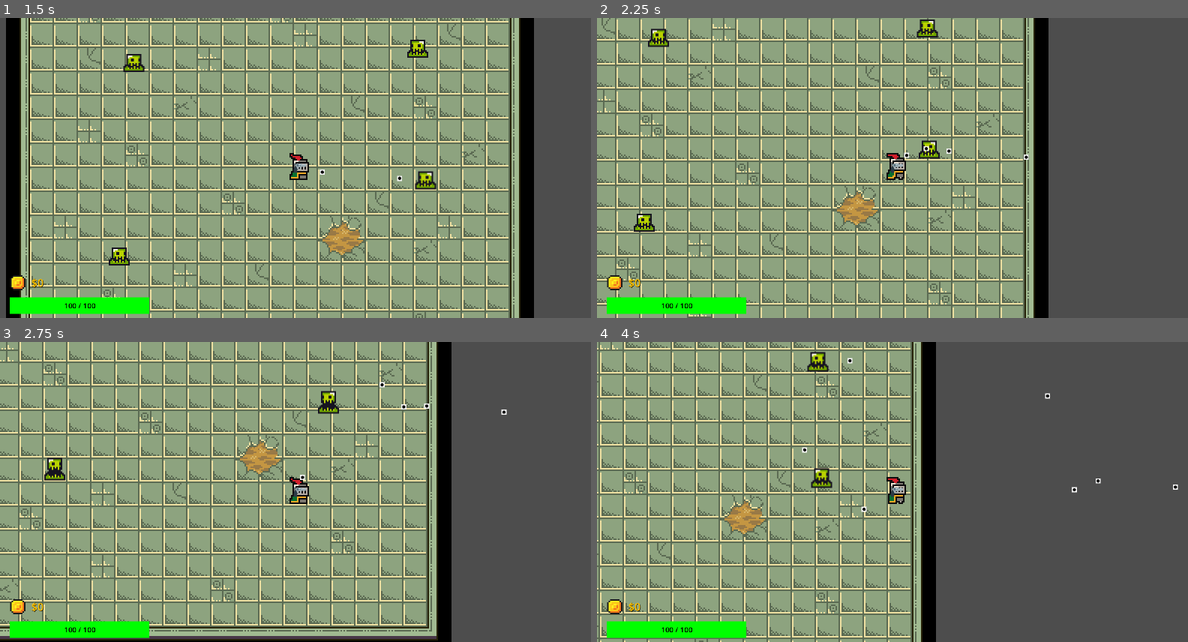
Above: before the commit, frames 1-4 (two rows, left to right).
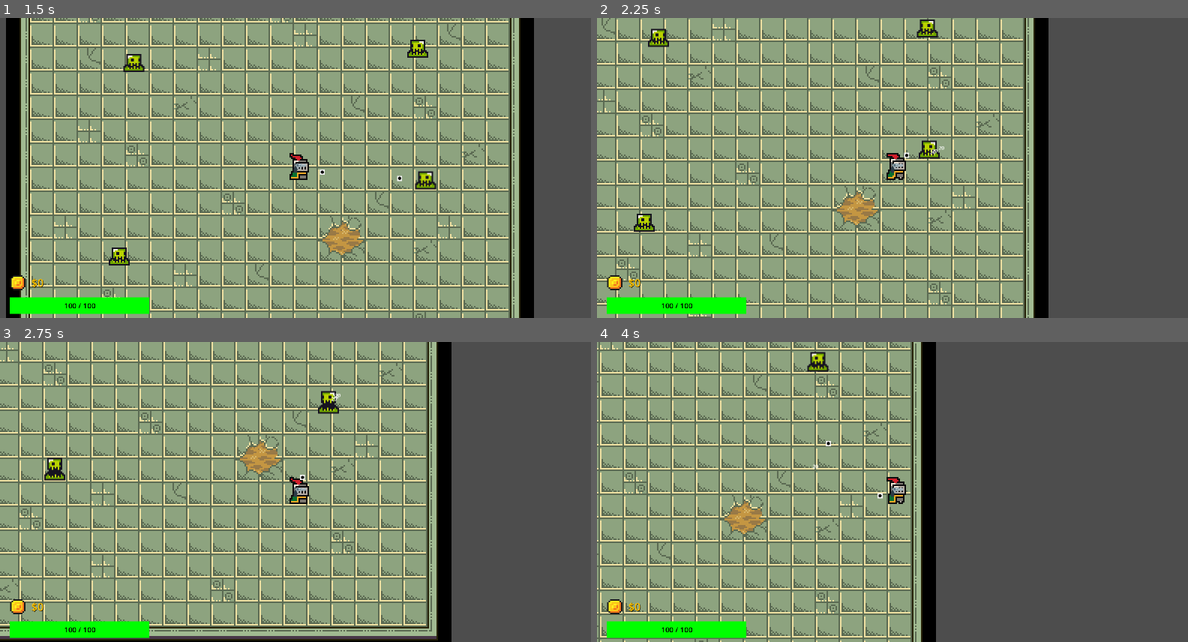
Above: after the commit, the same moments.

Repository: jtmchenry/2D-Roguelike-Game-Game-Jam-2025
Game: Godot game, scene res://ui/main_menu.tscn
Two runs of this game, one before a commit and one after it. Both use one fixed random seed, a clock stepped at 60 frames per second and the inputs below.
Inputs:
- Up to frame 1 (1.5 s): click "Play" at 0.5 s; hold Right (move_right) from 1.28 s (still down)
- Up to frame 2 (2.25 s): release Right (move_right) at 2.03 s; hold Down (move_down) from 2.03 s (still down)
- Up to frame 3 (2.75 s): keep holding Down (move_down)
- Up to frame 4 (4 s): release Down (move_down) at 2.78 s; hold Right (move_right) 2.78-3.53 s; hold Up (move_up) from 3.53 s (still down)

Frame 1 is identical in both runs. In frame 2, less than 0.1% of the frame differs, in the area x 55-74%, y 42-48%; in frame 3, less than 0.1%; in frame 4, 0.4%, in the area x 34-99%, y 5-57%.
Error before the commit: Invalid type in function 'take_damage' in base 'CharacterBody2D (monster.gd)'. Cannot convert argument 1 from Object to int. (res://player/bullet.gd:21)

Commit message:
added weapon damage and floating numbers

Diff:
--- a/2d-roguelike/components/Damage.tscn
+++ /dev/null
@@ -1,9 +0,0 @@
-[gd_scene load_steps=2 format=3 uid="uid://8gm4qgrjrc54"]
-
-[ext_resource type="Script" uid="uid://dv5xua115w6sx" path="res://components/damage.gd" id="1_ub1u4"]
-
-[node name="Damage" type="Node"]
-script = ExtResource("1_ub1u4")
-damage = null
-criticalChance = null
-criticalDamage = null
--- a/2d-roguelike/components/damage.gd
+++ /dev/null
@@ -1,6 +0,0 @@
-extends Node
-
-@export var damage : int = 0
-@export var criticalChance : float = 3.0
-@export var criticalDamage : float = 50.0
-@export var damageType : String = "basic"
--- /dev/null
+++ b/2d-roguelike/components/floating_text.gd
@@ -0,0 +1,19 @@
+extends Node2D
+
+@export var float_speed := 30.0
+@export var lifetime := 1.0
+
+var velocity := Vector2.UP
+var timer := 0.0
+
+func _ready():
+	timer = 0.0
+
+func _process(delta):
+	position += velocity * float_speed * delta
+	timer += delta
+	if timer >= lifetime:
+		queue_free()
+
+func set_text(value: String):
+	$Label.text = value
--- /dev/null
+++ b/2d-roguelike/components/floating_text.tscn
@@ -0,0 +1,11 @@
+[gd_scene load_steps=2 format=3 uid="uid://cpb0geexxwgkq"]
+
+[ext_resource type="Script" uid="uid://da1em46v0t4c3" path="res://components/floating_text.gd" id="1_m11do"]
+
+[node name="FloatingText" type="Node2D"]
+script = ExtResource("1_m11do")
+
+[node name="Label" type="Label" parent="."]
+offset_right = 40.0
+offset_bottom = 23.0
+text = "\"\""
--- a/2d-roguelike/levels/level_1.tscn
+++ b/2d-roguelike/levels/level_1.tscn
@@ -17,6 +17,7 @@
 
 [node name="Weapon" parent="Player" instance=ExtResource("4_kx6l7")]
 bullet_scene = ExtResource("5_n46q3")
+weapon_range = 500.0
 
 [node name="Monster2" parent="." instance=ExtResource("6_btoec")]
 position = Vector2(-542, 318)
--- a/2d-roguelike/levels/sandbox.tscn
+++ b/2d-roguelike/levels/sandbox.tscn
@@ -32,7 +32,6 @@
 [node name="Weapon" parent="Player" instance=ExtResource("3_7he1i")]
 position = Vector2(11.4, -0.8)
 bullet_scene = ExtResource("5_0glgv")
-weapon_damage = 5.0
 
 [node name="Coin" parent="." instance=ExtResource("7_llpag")]
 position = Vector2(345, -104)
--- a/2d-roguelike/monster/monster.gd
+++ b/2d-roguelike/monster/monster.gd
@@ -1,4 +1,6 @@
 extends CharacterBody2D
+
+@export var floating_text_scene: PackedScene
 
 @export var speed := 50.0
 @export var damage := 50
@@ -47,7 +49,12 @@
 	return
 
 func take_damage(damage: int):
-	$Health.hit();
+	var dmg_text = floating_text_scene.instantiate()
+	dmg_text.global_position = global_position
+	dmg_text.set_text(str(damage))
+	get_tree().current_scene.add_child(dmg_text)
+
+	$Health.hit(damage);
 	if($Health.health <= 0):
 		queue_free()
 
--- a/2d-roguelike/monster/monster.tscn
+++ b/2d-roguelike/monster/monster.tscn
@@ -1,7 +1,8 @@
-[gd_scene load_steps=11 format=3 uid="uid://fhqdcygqhv8m"]
+[gd_scene load_steps=12 format=3 uid="uid://fhqdcygqhv8m"]
 
 [ext_resource type="Script" uid="uid://bv4u2dfwd51dh" path="res://monster/monster.gd" id="1_xbb8b"]
 [ext_resource type="PackedScene" uid="uid://mnhqgkcmcr5d" path="res://components/health.tscn" id="2_2k2s0"]
+[ext_resource type="PackedScene" uid="uid://cpb0geexxwgkq" path="res://components/floating_text.tscn" id="2_ck3l0"]
 [ext_resource type="Texture2D" uid="uid://c5i7cfnb7skog" path="res://monster/slime_green.png" id="3_2k2s0"]
 
 [sub_resource type="CircleShape2D" id="CircleShape2D_1k8np"]
@@ -50,6 +51,7 @@
 scale = Vector2(5, 5)
 collision_layer = 2
 script = ExtResource("1_xbb8b")
+floating_text_scene = ExtResource("2_ck3l0")
 
 [node name="Health" parent="." instance=ExtResource("2_2k2s0")]
 
--- a/2d-roguelike/player/Weapon.tscn
+++ b/2d-roguelike/player/Weapon.tscn
@@ -1,8 +1,7 @@
-[gd_scene load_steps=5 format=3 uid="uid://bggoq8pe341u5"]
+[gd_scene load_steps=4 format=3 uid="uid://bggoq8pe341u5"]
 
 [ext_resource type="Script" uid="uid://k88btqxfarby" path="res://player/weapon.gd" id="1_vo677"]
 [ext_resource type="Texture2D" uid="uid://cwagja3jcy46g" path="res://icons/cd4150ade4299c5cd7c0f6b8638773d7.png" id="2_1lt5w"]
-[ext_resource type="PackedScene" uid="uid://8gm4qgrjrc54" path="res://components/Damage.tscn" id="2_kx2yx"]
 
 [sub_resource type="CircleShape2D" id="CircleShape2D_pbc1m"]
 
@@ -10,11 +9,6 @@
 collision_layer = 3
 collision_mask = 3
 script = ExtResource("1_vo677")
-
-[node name="Damage" parent="." instance=ExtResource("2_kx2yx")]
-damage = 0
-criticalChance = 3.0
-criticalDamage = 50.0
 
 [node name="CollisionShape2D" type="CollisionShape2D" parent="."]
 shape = SubResource("CircleShape2D_pbc1m")
--- a/2d-roguelike/player/bullet.gd
+++ b/2d-roguelike/player/bullet.gd
@@ -3,6 +3,7 @@
 var travelled_distance = 0
 @export var speed: float = 500.0
 @export var range: float = 350.0
+@export var damage: int = 1
 var direction: Vector2 = Vector2.ZERO
 
 func _physics_process(delta: float):
@@ -18,5 +19,5 @@
 func _on_bullet_body_entered(body: Node2D) -> void:
 	if body.is_in_group("Enemies"):
 		if body.has_method("take_damage"):
-			body.take_damage($Player/Weapon)
+			body.take_damage(damage)
 		queue_free()  # destroy bullet
--- a/2d-roguelike/player/weapon.gd
+++ b/2d-roguelike/player/weapon.gd
@@ -3,7 +3,9 @@
 @export var fire_rate: float = 0.5
 @export var bullet_scene: PackedScene
 @export var weapon_range: float = 200
-@export var weapon_damage: float = 0
+@export var weapon_damage: int = 20
+@export var critical_chance: float = .5
+@export var critical_damage: float = 1.25
 
 var fire_timer: float = 0.0
 
@@ -36,4 +38,8 @@
 	var bullet = bullet_scene.instantiate()
 	bullet.global_position = global_position
 	bullet.direction = (target.global_position - global_position).normalized()
+	bullet.damage = calc_damage(weapon_damage)
 	get_tree().current_scene.add_child(bullet)
+
+func calc_damage(damage: int) -> int:
+	return damage
Not shown, removed: 2d-roguelike/components/damage.gd.uid
Not shown, added: 2d-roguelike/components/floating_text.gd.uid
Not shown: 1 places in 2d-roguelike/levels/sandbox.tscn that only renumber resources
